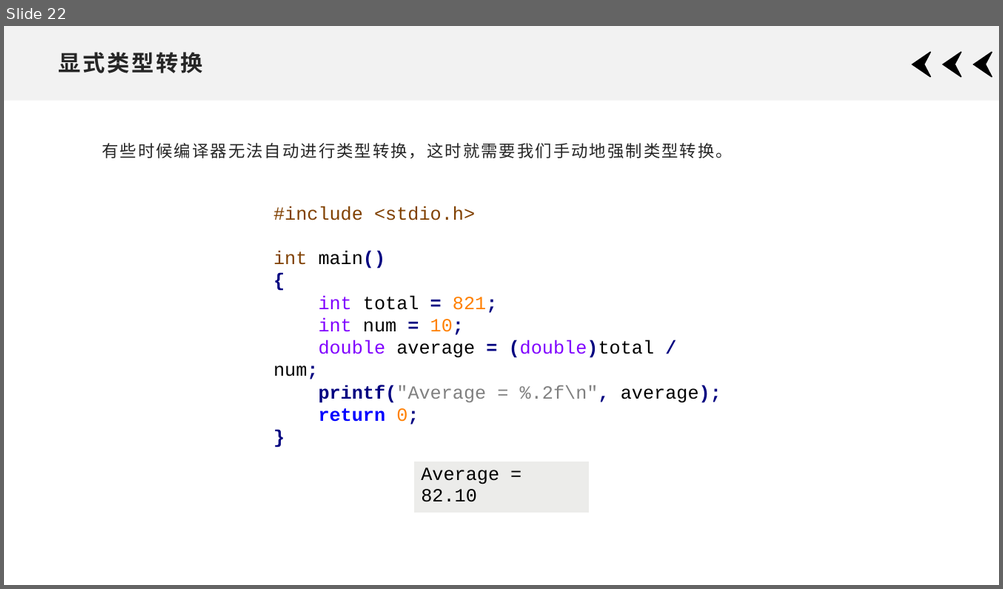
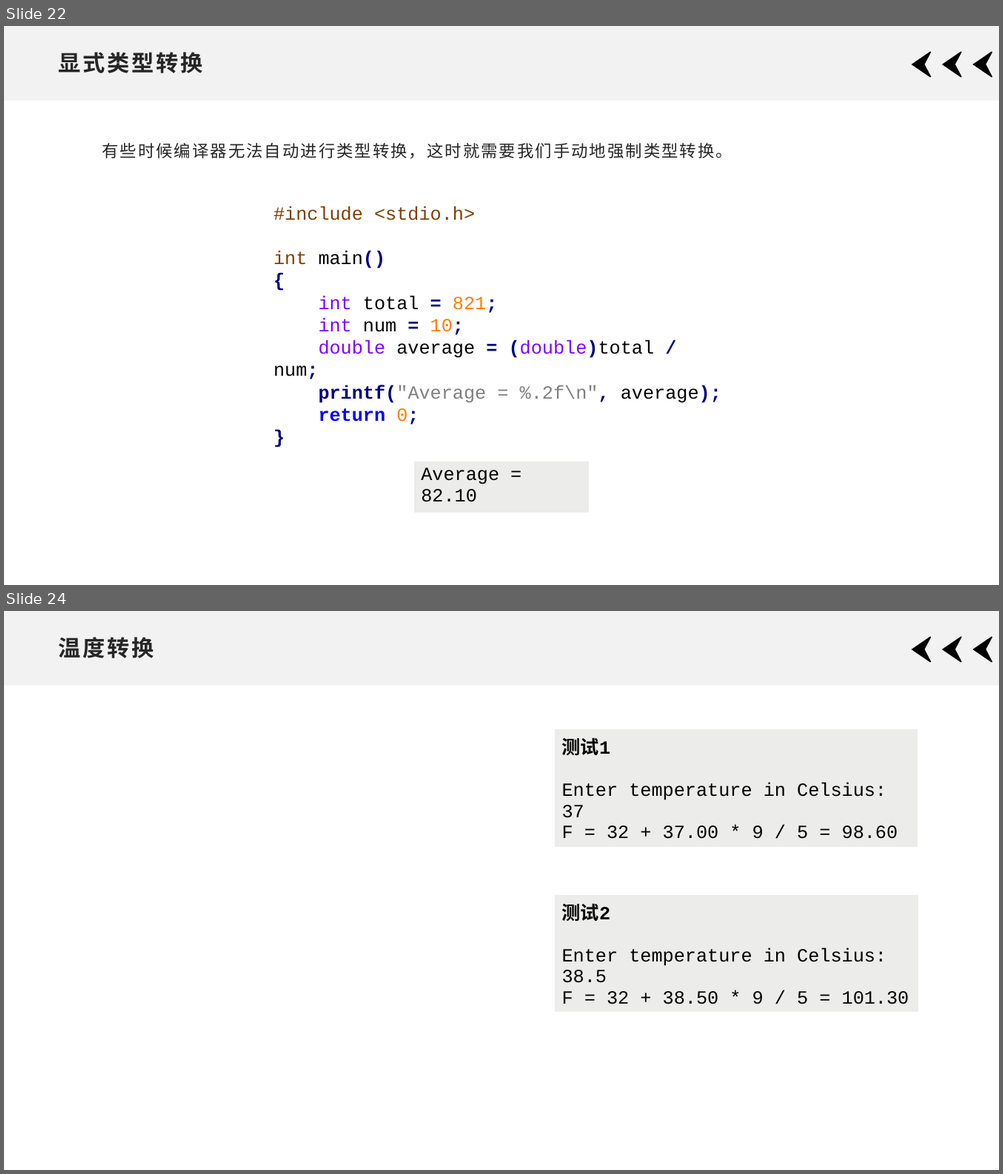
Before and after one commit to xdai02/C, a slide deck: slides/1.pptx. Shown one above the other, each under a label of ours: slide 22 before the commit, slides 22 and 24 after it; the slides between them are not shown. The pictures are 1003x589 and 1003x1174 pixels, drawn with LibreOffice and Linux fonts; fonts in the diff are those of the drawing; grey boxes stand for pictures. Boxes give left, top, right and bottom in pixels: in the first picture for what was removed or moved away, otherwise in the second. Text is boxed around its words. In the diff, an @@ line names an element or a change of style, - is before the commit and + after.

```diff
--- a/slides/1.pptx
+++ b/slides/1.pptx
@@ slide 24 added at [4,611,999,1170], background #FFFFFF; not listed: 4 template elements that a slide beside it also shows @@
@@ title added at [59,637,154,658], 21.6 pt, text #262626, bold @@
+温度转换
@@ table added at [555,729,919,842], 1 rows, 1 columns @@
+测试1 / Enter temperature in Celsius: 37 / F = 32 + 37.00 * 9 / 5 = 98.60
@@ table added at [555,894,919,1008], 1 rows, 1 columns @@
+测试2 / Enter temperature in Celsius: 38.5 / F = 32 + 38.50 * 9 / 5 = 101.30
```
Also in this commit, not shown: 3 other slides added, 3 other files.
